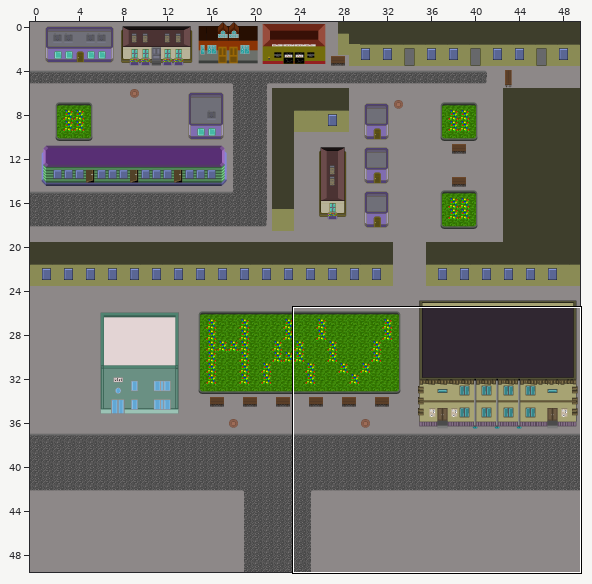
One commit to this Tiled map: Havoiskateli/content/levels/city_day/debug_level.tmx. The first picture is a wide view before the edit; the outline marks the close-up.
Close-up. Earlier state:
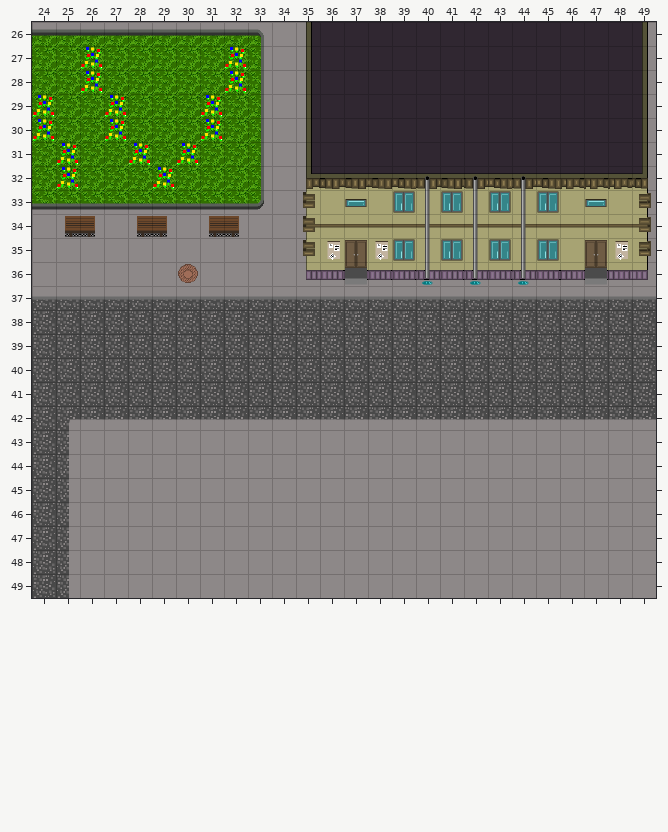
Cells are 32x32 px. Shown: x 24..49, y 26..49. The commit also changed other parts of the map, which this record leaves out. Tiles whose own drawing changed are shown in their newer look in all pictures.
The result:
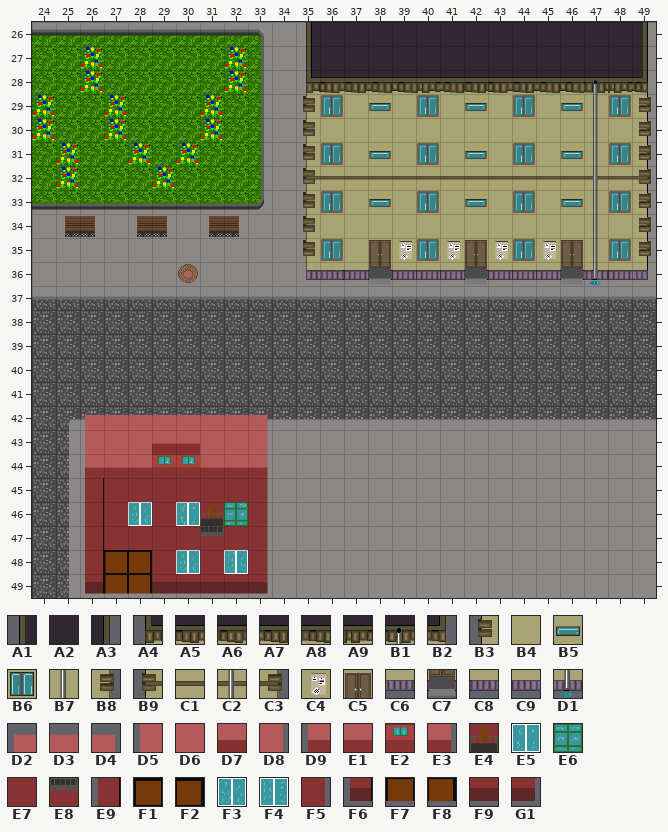
Key: from "city_day_houses_big": A1 80, A2 81, A3 87, A4 88, A5 89, A6 90, A7 91, A8 92, A9 93, B1 94, B2 95, B3 96, B4 97, B5 98, B6 100, B7 102, B8 103, B9 104, C1 105, C2 110, C3 111, C4 113, C5 114, C6 121, C7 122, C8 123, C9 125, D1 126; from "city_floors": D2 594, D3 595, D4 601, D5 616, D6 617, D7 620, D8 623, D9 638, E1 639, E2 642, E3 645, E4 685, E5 686, E6 688, E7 705, E8 707, E9 726, F1 727, F2 728, F3 730, F4 732, F5 733, F6 748, F7 749, F8 750, F9 751, G1 755.
__ is an empty cell.
The exact change:
Layer "big_objects":
y 28: x 35..49 A1 A2 A2 A2 A2 A2 A2 A2 A2 A2 A2 A2 A2 A2 A3 -> A4 A5 A6 A7 A8 A9 A7 A6 A5 A6 A7 A8 B1 A9 B2
y 29: x 35..49 A1 A2 A2 A2 A2 A2 A2 A2 A2 A2 A2 A2 A2 A2 A3 -> B3 B6 B4 B5 B4 B6 B4 B5 B4 B6 B4 B5 B7 B6 B8
y 30: x 35..49 A1 A2 A2 A2 A2 A2 A2 A2 A2 A2 A2 A2 A2 A2 A3 -> B3 B4 B4 B4 B4 B4 B4 B4 B4 B4 B4 B4 B7 B4 B8
y 31: x 35..49 A1 A2 A2 A2 A2 A2 A2 A2 A2 A2 A2 A2 A2 A2 A3 -> B3 B6 B4 B5 B4 B6 B4 B5 B4 B6 B4 B5 B7 B6 B8
y 32: x 35..49 A4 A5 A6 A7 A8 B1 A6 B1 A8 B1 A8 A9 A9 A9 B2 -> B9 C1 C1 C1 C1 C1 C1 C1 C1 C1 C1 C1 C2 C1 C3
y 33: x 36..48 B4 B5 B4 B6 B7 B6 B7 B6 B7 B6 B4 B5 B4 -> B6 B4 B5 B4 B6 B4 B5 B4 B6 B4 B5 B7 B6
y 34: x 35..49 B9 C1 C1 C1 C1 C2 C1 C2 C1 C2 C1 C1 C1 C1 C3 -> B3 B4 B4 B4 B4 B4 B4 B4 B4 B4 B4 B4 B7 B4 B8
y 35: x 36..48 C4 C5 C4 B6 B7 B6 B7 B6 B7 B6 B4 C5 C4 -> B6 B4 C5 C4 B6 C4 C5 C4 B6 C4 C5 B7 B6
y 36: x 37..47 C7 C6 C6 D1 C6 D1 C6 D1 C6 C8 C7 -> C9 C7 C9 C9 C9 C7 C9 C9 C9 C7 D1
y 42: x 26..33 __ __ __ __ __ __ __ __ -> D2 D3 D3 D3 D3 D3 D3 D4
y 43: x 26..33 __ __ __ __ __ __ __ __ -> D5 D6 D6 D7 D7 D6 D6 D8
y 44: x 26..33 __ __ __ __ __ __ __ __ -> D9 E1 E1 E2 E2 E1 E1 E3
y 45: x 26..33 __ __ __ __ __ __ __ __ -> E9 E7 E7 E7 E7 E7 E7 F5
y 46: x 26..33 __ __ __ __ __ __ __ __ -> E9 E7 F3 E7 E5 E4 E6 F5
y 47: x 26..33 __ __ __ __ __ __ __ __ -> E9 E7 E7 E7 E7 E8 E7 F5
y 48: x 26..33 __ __ __ __ __ __ __ __ -> E9 F1 F2 E7 F3 E7 F4 F5
y 49: x 26..33 __ __ __ __ __ __ __ __ -> F6 F7 F8 F9 F9 F9 F9 G1
Boxes around the changes in both close-ups, in picture pixels (x1, y1, x2, y2):
changed: (303, 77, 651, 285)
added: (85, 415, 268, 594)
